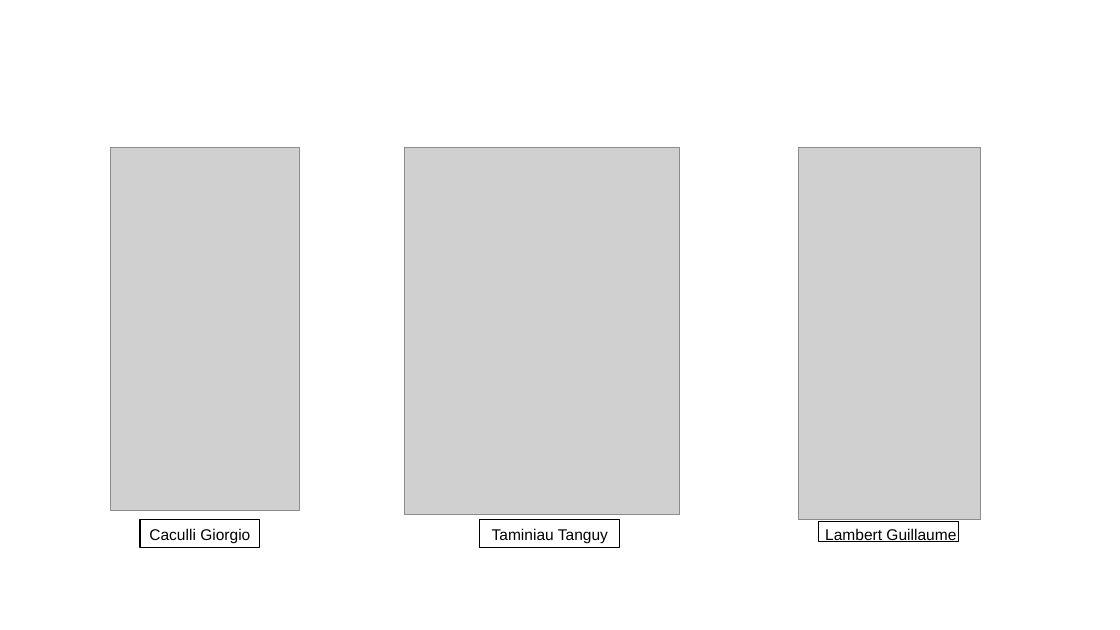
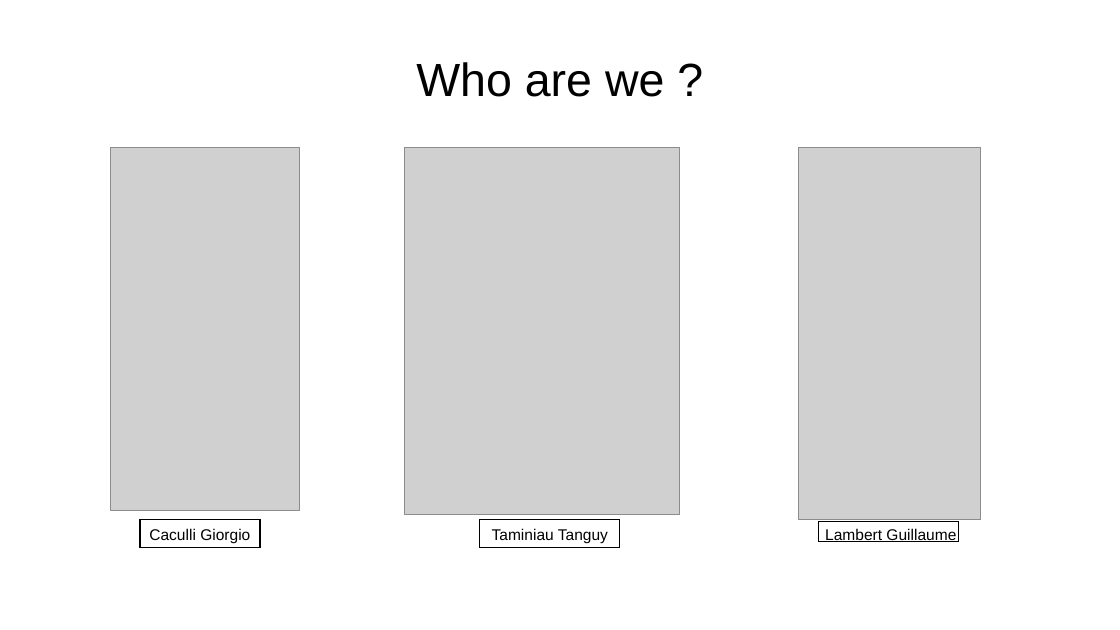
Before and after one commit to GiorgioCaculli/B2_TTMC_Doc, a slide deck: slide 3 of PowerPoint1.odp. Drawn at 1120x630 pixels with LibreOffice and Linux fonts; fonts in the diff are those of the drawing; grey boxes stand for pictures; background and template pictures are left out. Boxes give left, top, right and bottom in pixels: in the first picture for what was removed or moved away, otherwise in the second. Text is boxed around its words. In the diff, an @@ line names an element or a change of style, - is before the commit and + after.

```diff
--- a/PowerPoint1.odp
+++ b/PowerPoint1.odp
@@ title "Who are we ?" at (416,62,664,97): text colour #FFFFFF to #000000 @@
```
Also in this commit, not shown: 6 other slides changed, 2 slides added.
